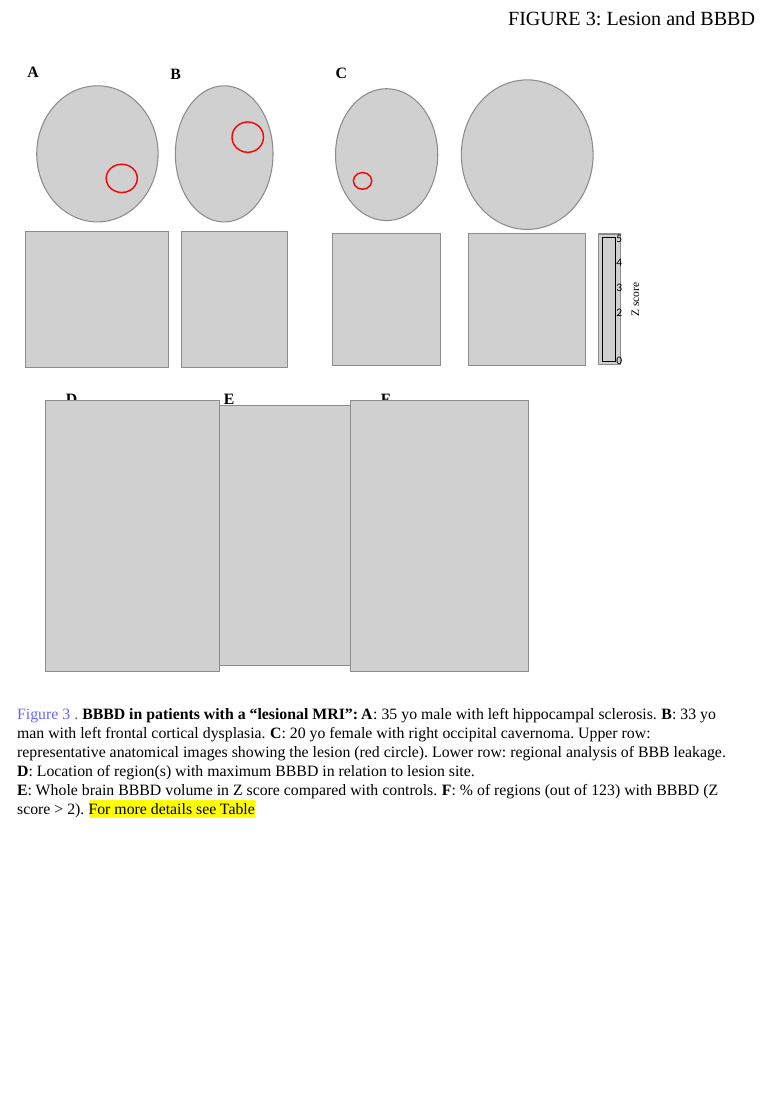
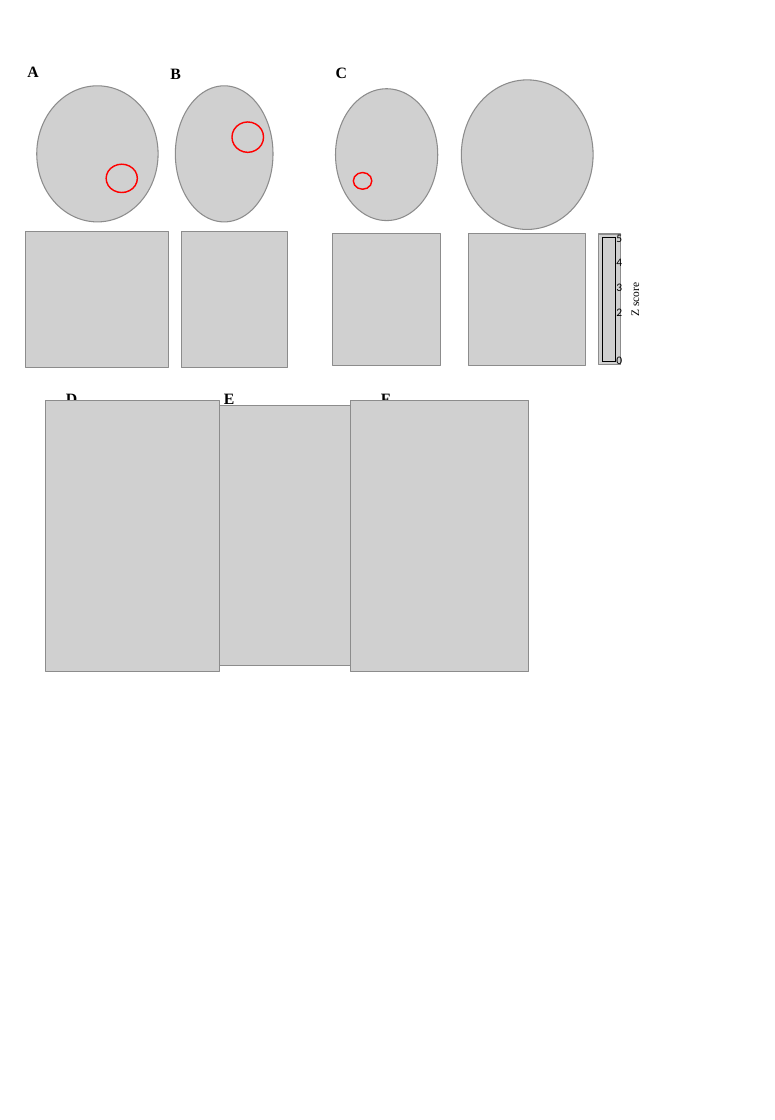
Before and after one commit to nircaf/BBB, a slide deck: slide 3 of Epilepsy-control figures slow nov 18 af.pptx. Drawn at 775x1120 pixels with LibreOffice and Linux fonts; fonts in the diff are those of the drawing; grey boxes stand for pictures. Boxes give left, top, right and bottom in pixels: in the first picture for what was removed or moved away, otherwise in the second. Text is boxed around its words. In the diff, an @@ line names an element or a change of style, - is before the commit and + after.

```diff
--- a/Epilepsy-control figures slow nov 18 af.pptx
+++ b/Epilepsy-control figures slow nov 18 af.pptx
@@ text removed at (x1=508, y1=11, x2=755, y2=26) @@
-FIGURE 3: Lesion and BBBD
@@ text removed at (x1=17, y1=708, x2=726, y2=817) @@
-Figure 3 . BBBD in patients with a “lesional MRI”: A: 35 yo male with left hippocampal sclerosis. B: 33 yo man with left frontal cortical dysplasia. C: 20 yo female with right occipital cavernoma. Upper row: representative anatomical images showing the lesion (red circle). Lower row: regional analysis of BBB leakage. D: Location of region(s) with maximum BBBD in relation to lesion site.
-E: Whole brain BBBD volume in Z score compared with controls. F: % of regions (out of 123) with BBBD (Z score > 2). For more details see Table
```
Also in this commit, not shown: 5 other slides changed, 8 other files.
